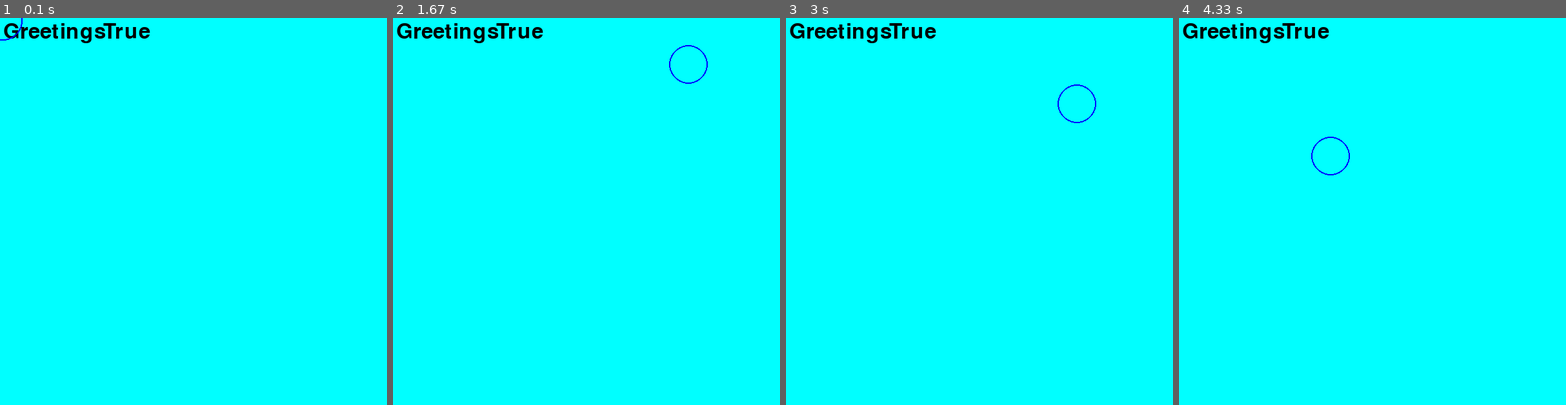
Above: before the commit, frames 1-4 (left to right).
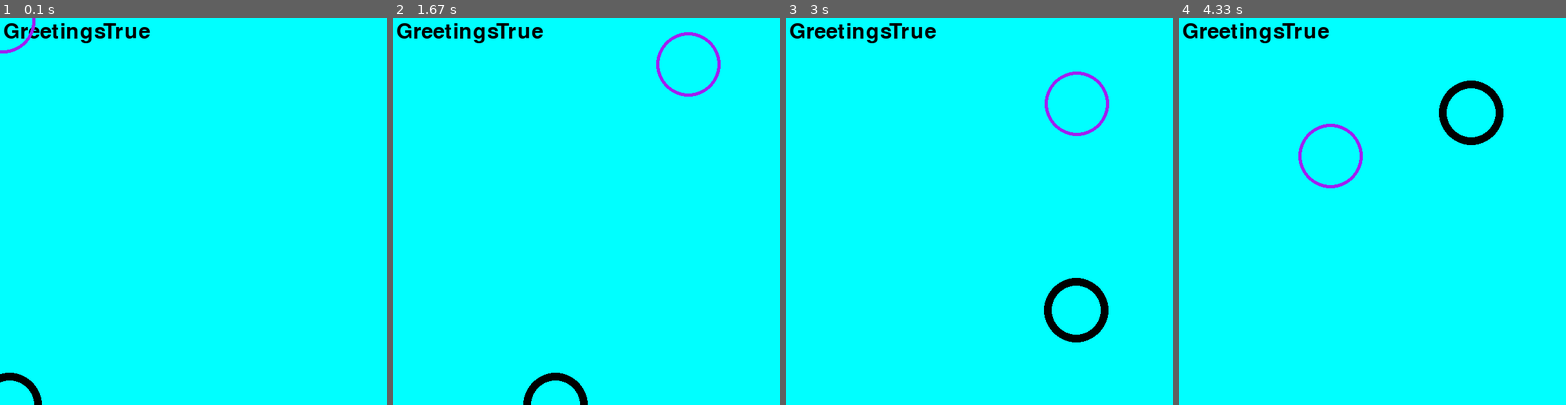
Above: after the commit, the same moments.

Repository: threeup/pygame-learn
Game: pygame game, started from game.py
The game is run twice, just before and just after one commit, with the same random seed, the same clock (stepped at 60 frames per second) and the same inputs.
Inputs (mouse positions are in pixels of both pictures, inside the frame that each line leads up to):
- Up to frame 1 (0.1 s): no input
- Up to frame 2 (1.67 s): press the mouse at (493, 215) at 0.37 s; move the mouse to (559, 257) at 0.47 s; release the mouse at (625, 296) at 0.6 s; press the mouse at (493, 215) at 0.7 s; move the mouse to (474, 145) at 0.8 s; release the mouse at (458, 76) at 0.93 s; press the mouse at (493, 215) at 1.03 s; move the mouse to (524, 219) at 1.13 s; release the mouse at (559, 226) at 1.27 s; press the mouse at (493, 215) at 1.37 s; move the mouse to (590, 137) at 1.47 s; release the mouse at (687, 64) at 1.6 s
- Up to frame 3 (3 s): press the mouse at (886, 215) at 1.7 s; move the mouse to (994, 157) at 1.8 s; release the mouse at (1103, 103) at 1.93 s; press the mouse at (886, 215) at 2.03 s; move the mouse to (917, 285) at 2.13 s; release the mouse at (948, 354) at 2.27 s; press the mouse at (886, 215) at 2.37 s; move the mouse to (1002, 172) at 2.47 s; release the mouse at (1122, 126) at 2.6 s; press the mouse at (886, 215) at 2.7 s; move the mouse to (979, 157) at 2.8 s; release the mouse at (1076, 103) at 2.93 s
- Up to frame 4 (4.33 s): press the mouse at (1279, 215) at 3.03 s; move the mouse to (1380, 226) at 3.13 s; release the mouse at (1484, 242) at 3.27 s; press the mouse at (1279, 215) at 3.37 s; move the mouse to (1387, 281) at 3.47 s; release the mouse at (1496, 350) at 3.6 s; press the mouse at (1279, 215) at 3.7 s; move the mouse to (1306, 223) at 3.8 s; release the mouse at (1333, 230) at 3.93 s; press the mouse at (1279, 215) at 4.03 s; move the mouse to (1302, 184) at 4.13 s; release the mouse at (1329, 157) at 4.27 s

The runs differ from the first frame. In frame 1, 0.4% of the frame differs, in the area x 0-11%, y 0-100%; in frame 2, 1.0%; in frame 3, 1.4%, in the area x 66-84%, y 13-84%; in frame 4, 1.4%.

Commit message:
moving entity

Diff:
--- /dev/null
+++ b/ctrlr.py
@@ -0,0 +1,46 @@
+import pygame
+
+from enty import Enty
+
+
+class Ctrlr:
+    def __init__(self, enty):
+        self.controlled = enty
+        self.colc = pygame.Color("cyan")
+        self.colg = pygame.Color("green")
+        self.colb = pygame.Color("blue")
+        self.coly = pygame.Color("yellow")
+        self.colr = pygame.Color("red")
+        self.col = self.colc
+        self.delta_x = 0
+        self.delta_y = 0
+
+    def handle_event(self, event):
+        if event.type == pygame.JOYBUTTONDOWN:
+            if event.button == 0:
+                self.col = self.colg
+            elif event.button == 1:
+                self.col = self.colr
+            elif event.button == 2:
+                self.col = self.coly
+            elif event.button == 3:
+                self.col = self.colb
+        elif event.type == pygame.JOYBUTTONUP:
+            self.col = self.colc
+
+    def tick(self, deltaTime):
+        if self.delta_x == 0 and self.delta_y == 0:
+            self.delta_x = 1
+        elif self.delta_x == 1:
+            if self.controlled.p.y > 450:
+                self.delta_x = -1
+                self.delta_y = 0
+            elif self.delta_y == 0 and self.controlled.p.x > 400:
+                self.delta_y = 3
+        else:
+            if self.controlled.p.y < 100:
+                self.delta_x = 1
+                self.delta_y = 0
+            elif self.delta_y == 0 and self.controlled.p.x < 200:
+                self.delta_y = -3
+        self.controlled.move(self.delta_x, self.delta_y)
--- /dev/null
+++ b/enty.py
@@ -0,0 +1,24 @@
+
+import pymunk
+from pymunk import Vec2d
+
+class Enty:
+    def __init__(self, name, color):
+        self.name = name
+        self.color = color
+        self.radius = 50
+        self.p =  Vec2d(0,0)
+        self.elapsed_time = 0
+
+
+    def set_pos(self, x, y):
+        self.p = Vec2d(x, y)
+
+    def move(self, x, y):
+        self.p = Vec2d(self.p.x + x, self.p.y + y)
+
+    def tick(self, delta):
+        self.elapsed_time += delta
+
+    def get_draw_pos(self, flip):
+        return int(self.p.x), int(flip(self.p.y))
--- a/game.py
+++ b/game.py
@@ -3,7 +3,12 @@
 import pymunk
 from pymunk import Vec2d
 
+
+from ctrlr import Ctrlr
+from enty import Enty
+
 X, Y = 0, 1
+
 
 def flipy(y):
     """Small hack to convert chipmunk physics to pygame coordinates"""
@@ -16,7 +21,7 @@
     clock = pygame.time.Clock()
     running = True
 
-    ### Joystick stuff
+    # Joystick stuff
     pygame.joystick.init()
     joystick_count = pygame.joystick.get_count()
 
@@ -24,41 +29,30 @@
     for j in range(joystick_count):
         joysticks[j].init()
 
-    ### Physics stuff
+    # Physics stuff
     space = pymunk.Space()
     space.gravity = 0.0, -900.0
 
+    # Entities
+    hero = Enty("hero", pygame.Color("black"))
+    mouse = Enty("mouse", pygame.Color("purple"))
+    player0 = Ctrlr(hero)
 
-    ### Mouse
-    mouse_body = pymunk.Body(body_type=pymunk.Body.KINEMATIC)
-    mouse_shape = pymunk.Circle(mouse_body, 30, (0, 0))
-    mouse_shape.collision_type = 1
-    space.add(mouse_body, mouse_shape)
 
-    colc = pygame.Color("cyan")
-    colg = pygame.Color("green")
-    colb = pygame.Color("blue")
-    coly = pygame.Color("yellow")
-    colr = pygame.Color("red")
-    col = colc
+    # GameState
+    run_physics = True
+    paused = False
 
-    run_physics = True
-
-    paused = False
+    # Loop
     while running:
-        ## _pygame.h PGPOST_EVENTBEGIN
-        ## pygame-stubs/constants.pyi
-        ## https://github.com/davidsiaw/SDL2/blob/master/include/SDL_events.h
-
-        ##for j in range(joystick_count):
-        ##    joystick = joysticks[j]
-        ##    buttons = joystick.get_numbuttons()
-        ##    for i in range(buttons):
-        ##        button = joystick.get_button(i)
-        ##        if button:
-        ##            print(button,i)
 
         for event in pygame.event.get():
+            if (event.type == pygame.JOYAXISMOTION or
+                event.type == pygame.JOYHATMOTION or
+                event.type == pygame.JOYBUTTONDOWN or
+                    event.type == pygame.JOYBUTTONUP):
+                if event.joy == 0:
+                    player0.handle_event(event)
             if event.type == pygame.QUIT:
                 running = False
             elif event.type == pygame.KEYDOWN and event.key == pygame.K_ESCAPE:
@@ -68,41 +62,27 @@
                     paused = True
                 else:
                     paused = False
-            elif event.type == pygame.JOYBUTTONDOWN:
-                if event.button == 0:
-                    col = colg
-                elif event.button == 1:
-                    col = colr
-                elif event.button == 2:
-                    col = coly
-                elif event.button == 3:
-                    col = colb
-            elif event.type == pygame.JOYBUTTONUP:
-                col = colc
-            ## elif event.type == pygame.JOYAXISMOTION:
-            ##     moving = True
-            ## elif event.type == pygame.JOYHATMOTION:
-            ##     moving = True
-            ## elif event.type == pygame.MOUSEBUTTONUP:
-            ##     moving = True
-            ## elif event.type == pygame.MOUSEBUTTONDOWN:
-            ##     moving = True
-            ## elif event.type == pygame.MOUSEMOTION:
-            ##     moving = True
-
-        p = pygame.mouse.get_pos()
-        mouse_pos = Vec2d(p[X], flipy(p[Y]))
-        mouse_body.position = mouse_pos
+            elif event.type == pygame.MOUSEBUTTONDOWN:
+                paused = True
+            elif event.type == pygame.MOUSEBUTTONUP:
+                paused = False
 
 
-        ### Update physics
+        # Update physics
         if run_physics:
             dt = 1.0 / 60.0
-            for _ in range(1):
+            steps = 3
+            for _ in range(steps):
+                player0.tick(dt)
+                hero.tick(dt)
                 space.step(dt)
 
-        ### Draw stuff
-        screen.fill(col)
+        # Update mouse
+        p = pygame.mouse.get_pos()
+        mouse.set_pos(p[X], flipy(p[Y]))
+
+        # Draw stuff
+        screen.fill(player0.col)
 
         # Display some text
         font = pygame.font.Font(None, 48)
@@ -110,13 +90,14 @@
         text = font.render(line, True, pygame.Color("black"))
         screen.blit(text, (5, 5))
 
-        r = mouse_shape.radius
-        v = mouse_shape.body.position
-        p = int(v.x), int(flipy(v.y))
-        pygame.draw.circle(screen, pygame.Color("blue"), p, int(r), 2)
 
+        # Draw ents
+        hero_pos = hero.get_draw_pos(flipy)
+        pygame.draw.circle(screen, hero.color, hero_pos, int(hero.radius), 12)
+        mouse_pos = mouse.get_draw_pos(flipy)
+        pygame.draw.circle(screen, mouse.color, mouse_pos, int(mouse.radius), 5)
 
-        ### Flip screen
+        # Flip screen
         pygame.display.flip()
         clock.tick(50)
         pygame.display.set_caption("fps: " + str(clock.get_fps()))
Not shown, added: scratch.md
